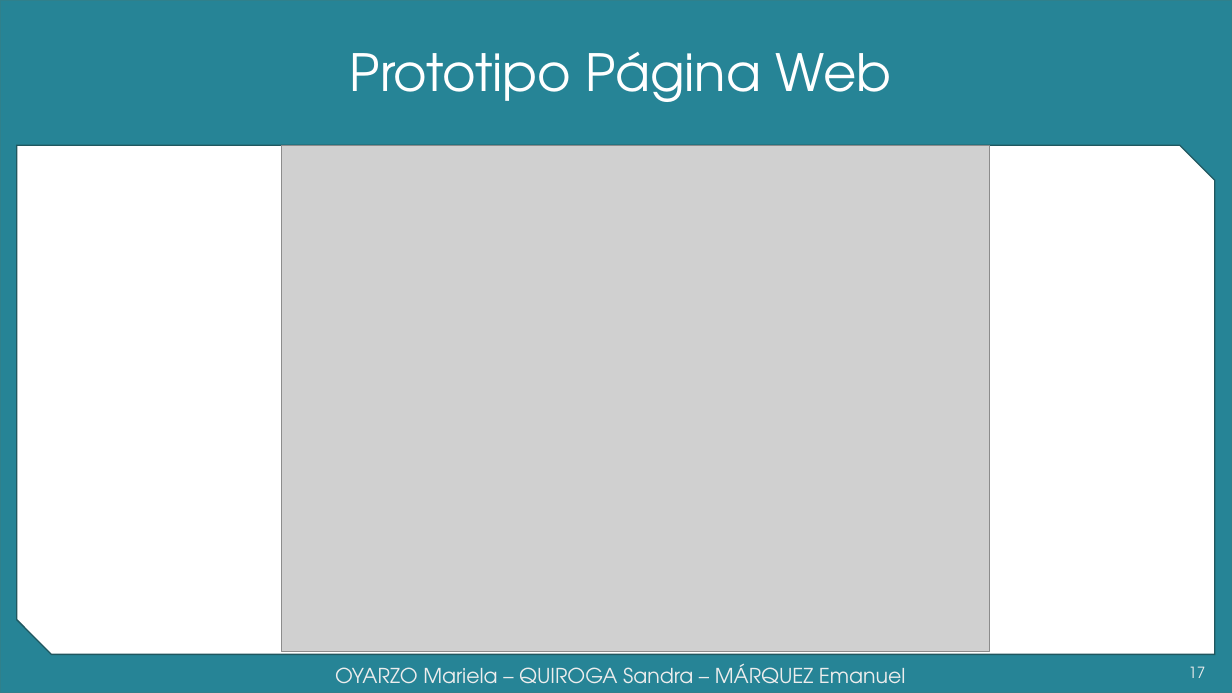
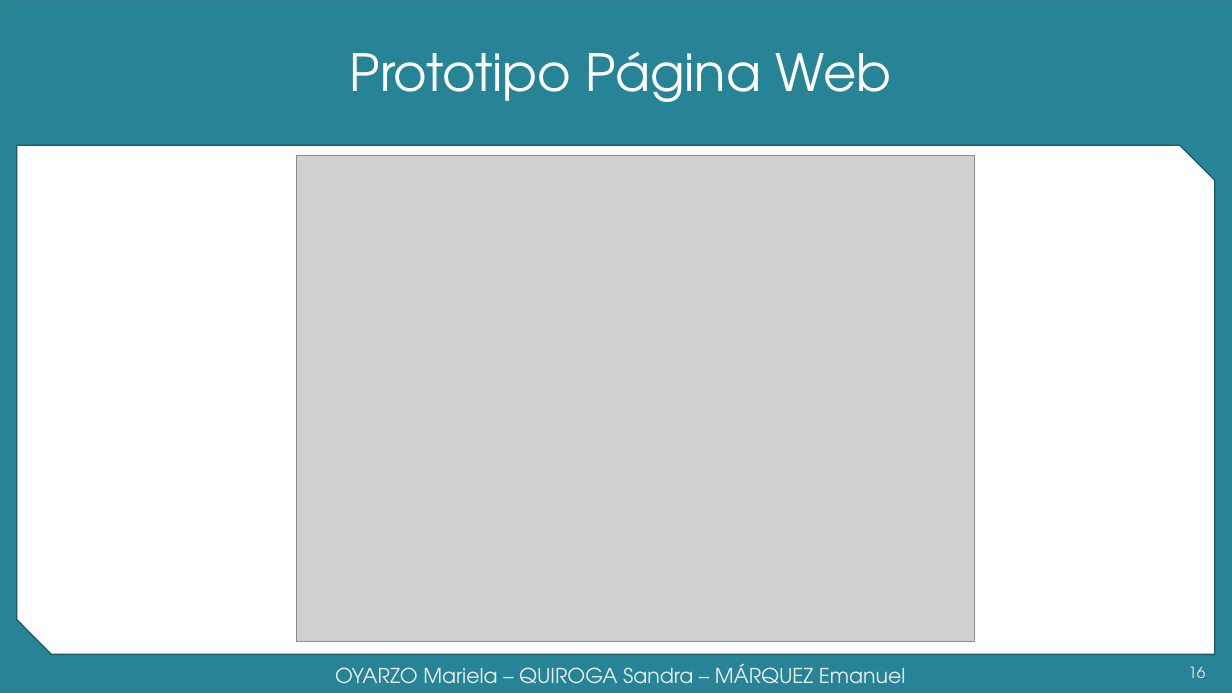
Before and after one commit to grupoyenu/yenu, a slide deck: slide 16 of 08. Presentaciones/Presentación 5 Parcial - 17.10.17.pptx (slide 17 before the commit). Drawn at 1232x693 pixels with LibreOffice and Linux fonts; fonts in the diff are those of the drawing; grey boxes stand for pictures; background and template pictures are left out. Boxes give left, top, right and bottom in pixels: in the first picture for what was removed or moved away, otherwise in the second. Text is boxed around its words. In the diff, an @@ line names an element or a change of style, - is before the commit and + after.

```diff
--- a/08. Presentaciones/Presentación 5 Parcial - 17.10.17.pptx
+++ b/08. Presentaciones/Presentación 5 Parcial - 17.10.17.pptx
@@ picture: place and size @@
-picture at (282,145,990,652)
+picture at (296,156,974,641)
@@ page number at (1188,666,1205,678): text changed @@
-17
+16
```
Also in this commit, not shown: 5 other slides changed, 1 other file.
